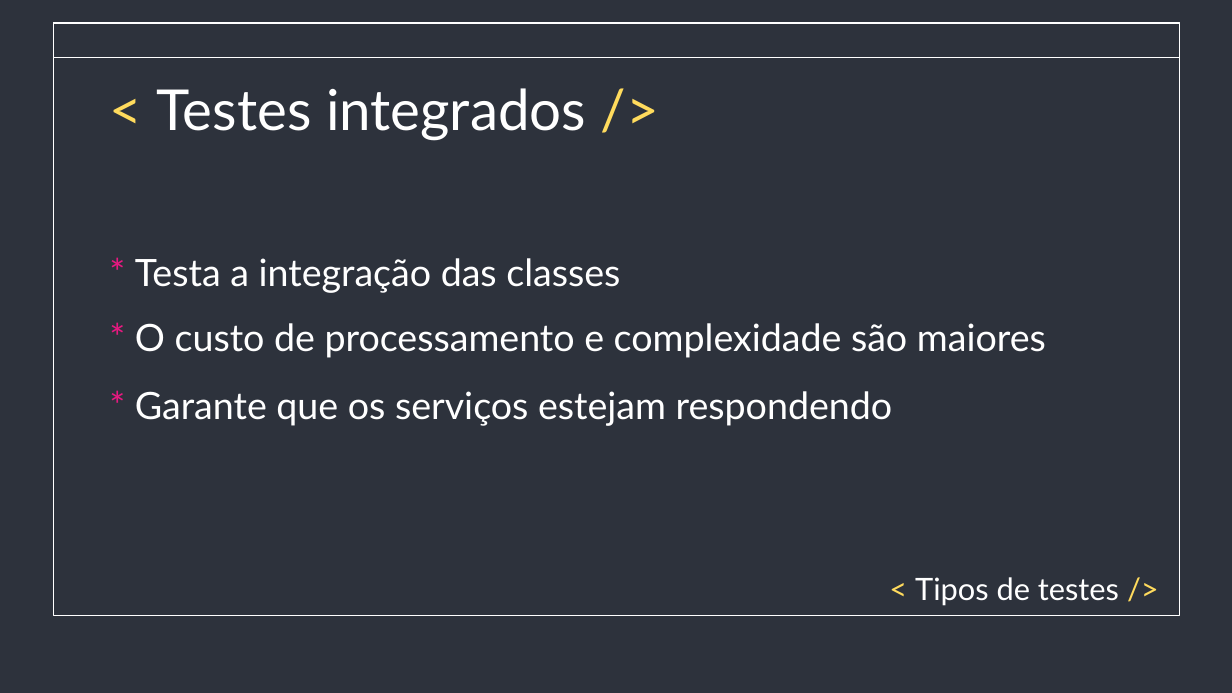
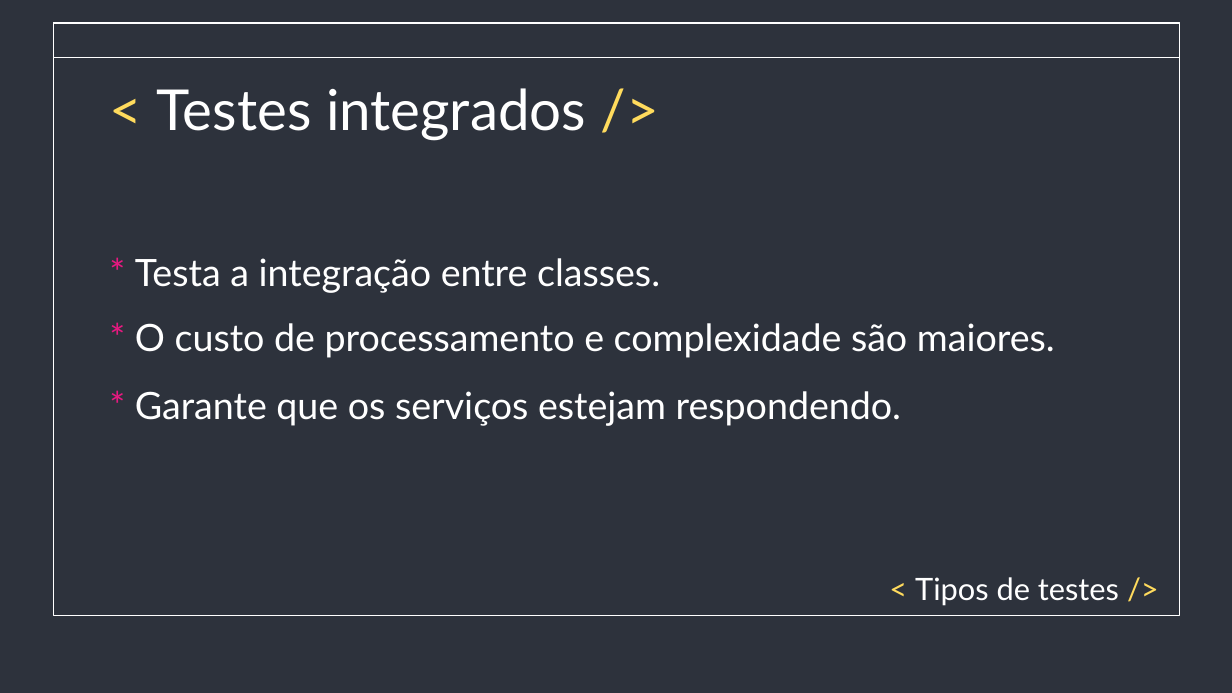
Before and after one commit to saintalex93/TestingHabitPresentation, a slide deck: slide 12 of Testes - Semana de qualidade.pptx. Drawn at 1232x693 pixels with LibreOffice and Linux fonts; fonts in the diff are those of the drawing. Boxes give left, top, right and bottom in pixels: in the first picture for what was removed or moved away, otherwise in the second. Text is boxed around its words. In the diff, an @@ line names an element or a change of style, - is before the commit and + after.

```diff
--- a/Testes - Semana de qualidade.pptx
+++ b/Testes - Semana de qualidade.pptx
@@ subtitle at (x1=135, y1=258, x2=660, y2=293): text changed @@
-* Testa a integração das classes
+* Testa a integração entre classes.
@@ subtitle at (x1=135, y1=323, x2=1055, y2=358): text changed @@
-* O custo de processamento e complexidade são maiores
+* O custo de processamento e complexidade são maiores.
@@ text at (x1=135, y1=391, x2=901, y2=426): text changed @@
-* Garante que os serviços estejam respondendo
+* Garante que os serviços estejam respondendo.
```
Also in this commit, not shown: 10 other slides changed, 1 other file.
